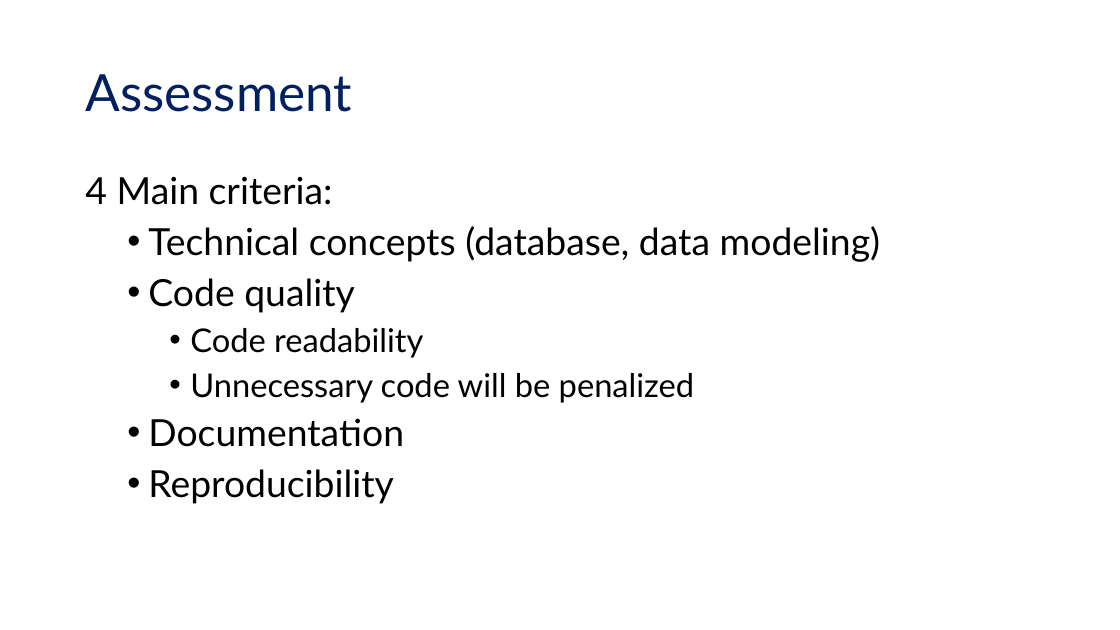
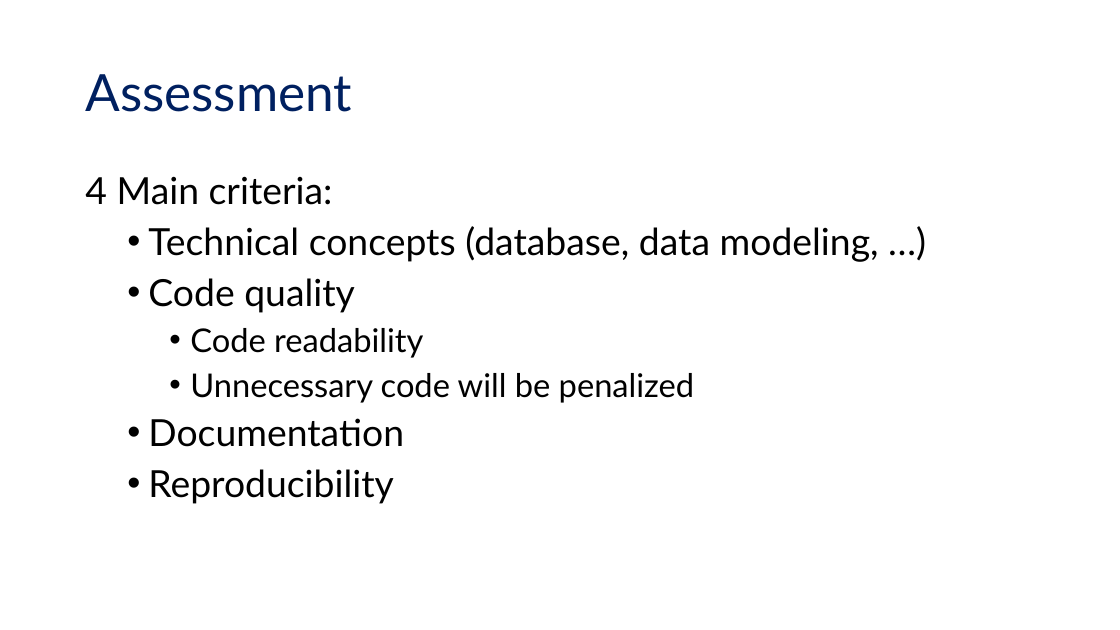
Before and after one commit to UCSB-Library-Research-Data-Services/bren-eds213, a slide deck: slide 11 of modules/week01/eds-213_intro.pptx. Drawn at 1120x630 pixels with LibreOffice and Linux fonts; fonts in the diff are those of the drawing. Boxes give left, top, right and bottom in pixels: in the first picture for what was removed or moved away, otherwise in the second. Text is boxed around its words. In the diff, an @@ line names an element or a change of style, - is before the commit and + after.

```diff
--- a/modules/week01/eds-213_intro.pptx
+++ b/modules/week01/eds-213_intro.pptx
@@ text at (148,226,879,262): text changed @@
-  • Technical concepts (database, data modeling)
+  • Technical concepts (database, data modeling, …)
```
Also in this commit, not shown: 2 other slides changed.
